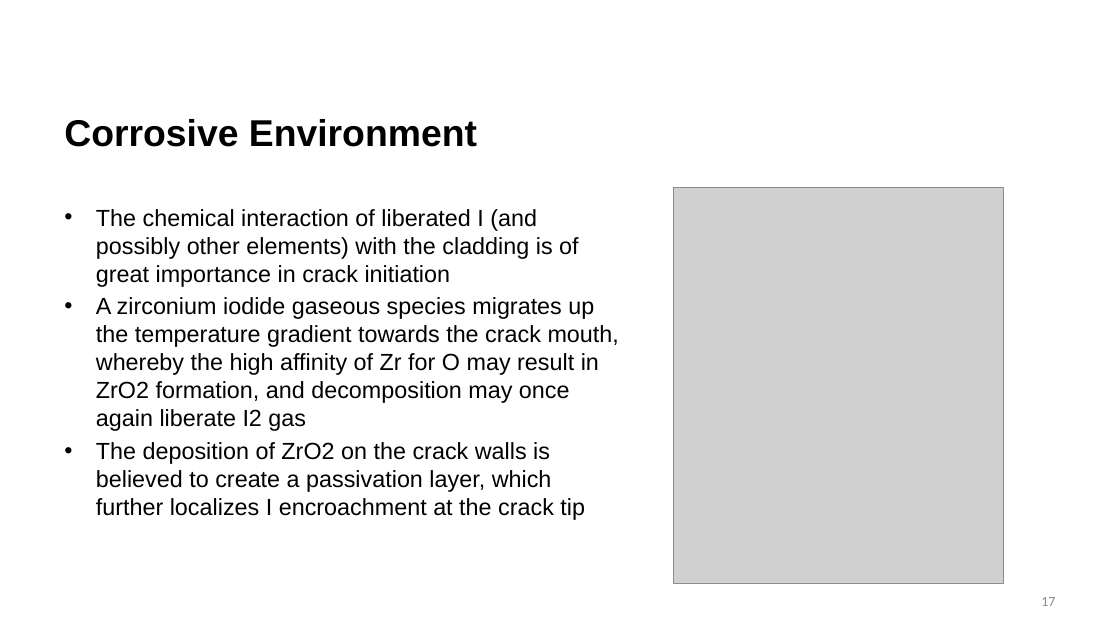
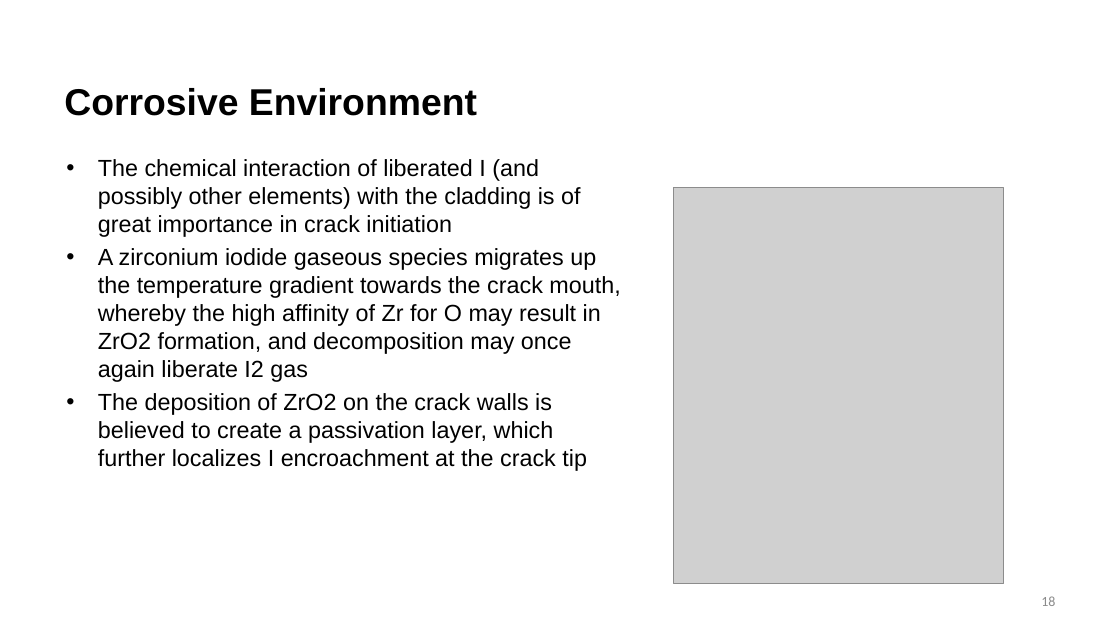
Before and after one commit to benbeeler/TEACHING, a slide deck: slide 18 of Nuclear_Fuel_Performance/NE533_Spring2026/Module3/Lec15_Zrcreep_PCI.pptx (slide 17 before the commit). Drawn at 1120x630 pixels with LibreOffice and Linux fonts; fonts in the diff are those of the drawing; grey boxes stand for pictures; background and template pictures are left out. Boxes give left, top, right and bottom in pixels: in the first picture for what was removed or moved away, otherwise in the second. Text is boxed around its words. In the diff, an @@ line names an element or a change of style, - is before the commit and + after.

```diff
--- a/Nuclear_Fuel_Performance/NE533_Spring2026/Module3/Lec15_Zrcreep_PCI.pptx
+++ b/Nuclear_Fuel_Performance/NE533_Spring2026/Module3/Lec15_Zrcreep_PCI.pptx
@@ title "Corrosive Environment": place and size @@
-title "Corrosive Environment" at box(64, 119, 477, 147)
+title "Corrosive Environment" at box(64, 88, 477, 116)
@@ text "The chemical interaction of liberated ...": place and size @@
-text "The chemical interaction of liberated ..." at box(96, 209, 619, 520)
+text "The chemical interaction of liberated ..." at box(98, 159, 620, 471)
@@ page number at box(1041, 596, 1055, 606): text changed @@
-17
+18
```
Also in this commit, not shown: 13 other slides changed, 1 slide added, 9 slides removed, 5 other files.
